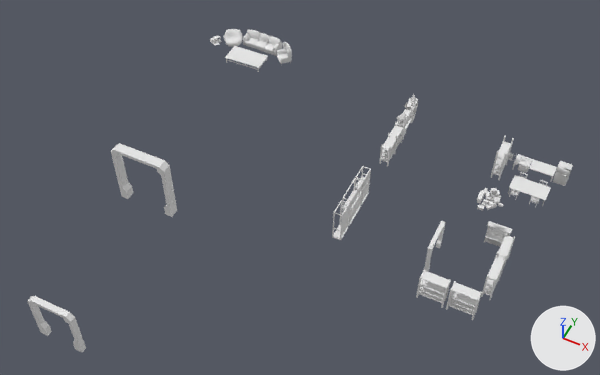
Two versions of the FBX model Assets/6v6Shooter/Meshes/Environment/MainMenu/MainMenuSmallAssets.fbx, one commit apart.
One viewpoint serves both versions: a camera (50 mm lens) standing at (34.0, -59.5, 67.3) and looking at (8.0, -7.5, 2.3). The axes (+X, +Y, +Z) are drawn at lower right. The lights are the same throughout. Where no turn or scale is listed for an object, it has been applied to the vertices. Vertices at the same position are counted once.

Script lines for the objects in view, before the commit:
```python
me_cube_022 = bpy.data.meshes.new('Cube.022')
me_cube_022.from_pydata(...)  # 24460 vertices, 26547 faces; spans x -14.4..32.8, y -31.2..14.6, z -4.2..6.9
me_cube_022.materials.append(mat_m_mm_smallprops)  # white #e7e7e7
ob_sm_smallprops = bpy.data.objects.new('SM_SmallProps', me_cube_022)
ob_sm_smallprops.location = (0.0, 0.0, 0.0)
```
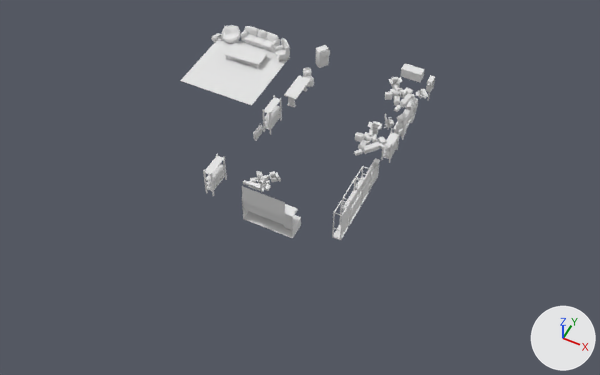
Commit message: [FIX] Main Menu scene updates

What differs and where, as boxes [x1, y1, x2, y2] in the pictures (600 x 375 px; the box of a moved part takes in the faces that stretch with it):
'SM_SmallProps', reshaped
    before: [27, 29, 573, 353]
    after: [180, 25, 435, 240]
part 1 of me_cube_022, moved or reshaped
    before: [493, 196, 500, 204]
    after: [256, 171, 263, 177]
part 2 of me_cube_022, moved or reshaped
    before: [486, 197, 494, 203]
    after: [256, 176, 263, 184]
part 3 of me_cube_022, moved or reshaped
    before: [490, 188, 500, 198]
    after: [269, 171, 279, 183]
part 4 of me_cube_022, moved or reshaped
    before: [486, 202, 497, 210]
    after: [263, 175, 270, 185]
part 5 of me_cube_022, moved or reshaped
    before: [488, 201, 495, 207]
    after: [263, 174, 269, 181]
part 6 of me_cube_022, moved or reshaped
    before: [477, 204, 485, 211]
    after: [265, 184, 271, 191]
part 7 of me_cube_022, moved or reshaped
    before: [485, 191, 491, 197]
    after: [250, 177, 256, 183]
part 8 of me_cube_022, moved or reshaped
    before: [477, 190, 485, 203]
    after: [248, 181, 262, 191]
part 9 of me_cube_022, added
    after: [211, 33, 222, 41]
part 10 of me_cube_022, rebuilt
    before: [224, 29, 243, 47]
    after: [221, 25, 241, 43]
part 11 of me_cube_022, deleted
    before: [27, 32, 573, 353]
part 12 of me_cube_022, built on
    before: [210, 30, 292, 72]
    after: [180, 26, 330, 141]
part 13 of me_cube_022, added
    after: [354, 63, 435, 191]
part 14 of me_cube_022, added
    after: [203, 154, 301, 238]

What changed in the scene script:
```text
Change me_cube_022:
    used by ob_sm_smallprops; location = (0.0, 0.0, 0.0)
    remove me_cube_022.from_pydata(...)  # 24460 vertices, 26547 faces; spans x -14.4..32.8, y -31.2..14.6, z -4.2..6.9
    add me_cube_022.from_pydata(...)  # 34328 vertices, 35837 faces; spans x -14.2..14.8, y -13.7..15.2, z -0.2..7.2
    me_cube_022 part 1: the loose piece of 103 vertices spanning x 26.3..27.2, y 1.4..2.3, z 0.0..0.6 is turned 91.9 degrees about the z axis through its middle, then moved by (-24.3, -7.9, -0.1)
    me_cube_022 part 2: the loose piece of 168 vertices spanning x 25.6..26.5, y 1.0..2.0, z 0.0..0.5 is turned 91.9 degrees about the z axis through its middle, then moved by (-23.3, -8.2, -0.1)
    me_cube_022 part 3: the loose piece of 168 vertices spanning x 25.7..26.9, y 1.8..3.1, z 0.0..0.8 is turned 14.5 degrees about the z axis through its middle, then moved by (-22.3, -8.3, -0.1)
    me_cube_022 part 4: the loose piece of 108 vertices spanning x 26.0..27.0, y 0.4..1.4, z 0.0..0.3 is turned 91.9 degrees about the z axis through its middle, then moved by (-23.1, -7.2, -0.1)
    me_cube_022 part 5: the loose piece of 132 vertices spanning x 26.1..26.8, y 0.6..1.2, z 0.3..0.8 is turned 91.9 degrees about the z axis through its middle, then moved by (-23.1, -7.2, -0.1)
    me_cube_022 part 6: the loose piece of 66 vertices spanning x 25.2..25.9, y 0.0..0.5, z 0.0..0.3 is turned 91.9 degrees about the z axis through its middle, then moved by (-21.5, -7.5, -0.1)
    me_cube_022 part 7: the loose piece of 115 vertices spanning x 25.3..26.1, y 1.7..2.5, z 0.0..0.6 is turned 91.9 degrees about the z axis through its middle, then moved by (-23.5, -9.2, -0.1)
    me_cube_022 part 8: the loose piece of 108 vertices spanning x 24.8..25.3, y 0.9..2.3, z 0.0..0.6 is turned 91.9 degrees about the z axis through its middle, then moved by (-22.4, -9.3, -0.1)
    me_cube_022 part 9: the loose piece of 40 vertices spanning x -14.4..-13.5, y 11.4..12.9, z 0.0..0.5 is copied, and the copy is moved by (0.3, 0.0, 0.5); it spans x -14.2..-13.2, y 11.4..12.9, z 0.5..0.9
    me_cube_022 part 10: the loose piece of 194 vertices spanning x -13.0..-10.4, y 11.7..14.3, z -0.1..1.6 is rebuilt with 194 vertices and now spans x -13.3..-10.7, y 11.7..14.3, z 0.4..2.1
    me_cube_022 part 11: 197 loose pieces with 15812 vertices, spanning x -14.3..32.8, y -31.2..14.6, z -4.2..6.9, are deleted
    me_cube_022 part 12: 64 vertices moved within x -13.6..-3.3, y 9.3..14.2, z 0.4..2.1; 2687 vertices removed from x -14.4..-3.1, y 9.1..14.5, z -0.1..2.3; 15522 vertices added at x -14.0..1.3, y -1.8..15.0, z -0.2..3.4
    me_cube_022 part 13: 10121 vertices added at x 11.0..14.8, y -3.0..15.2, z -0.2..5.9
    me_cube_022 part 14: 2562 vertices added at x -0.7..10.2, y -13.7..-9.4, z 1.7..7.2
```
